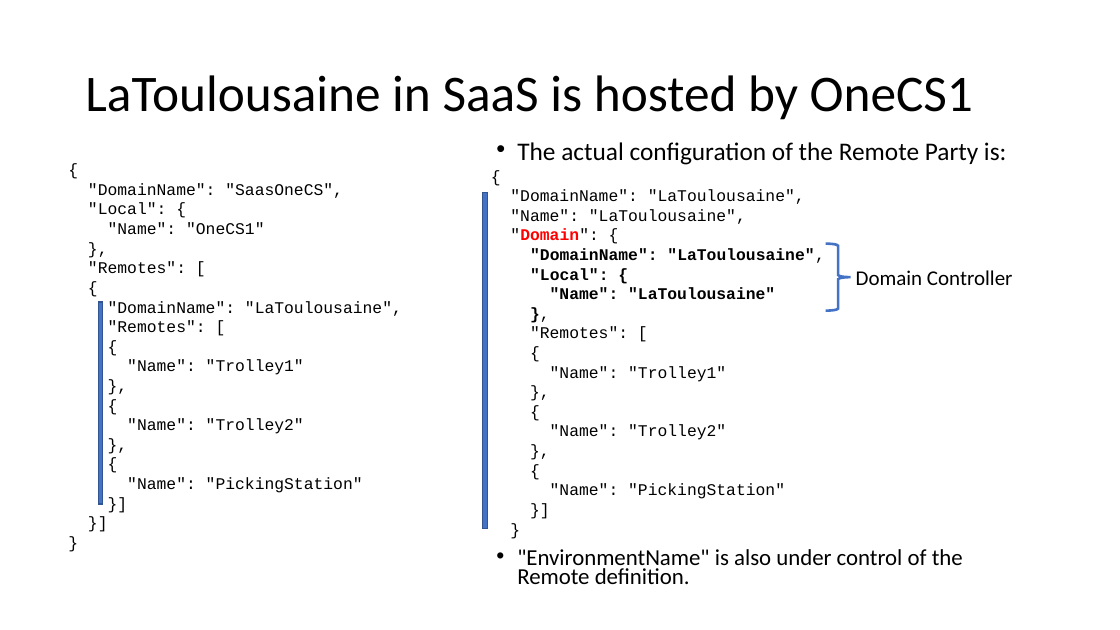
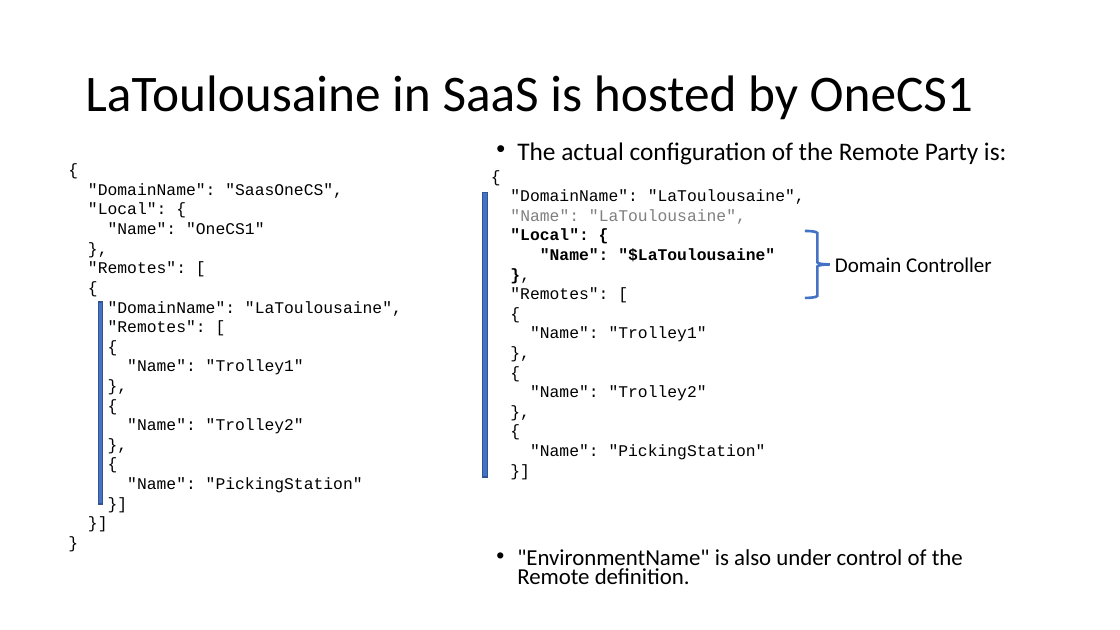
Before and after one commit to signature-opensource/CK-AppIdentity-Transport, a slide deck: slide 14 of Doc/CK-AppIdentity.pptx (slide 15 before the commit). Drawn at 1120x630 pixels with LibreOffice and Linux fonts; fonts in the diff are those of the drawing. Boxes give left, top, right and bottom in pixels: in the first picture for what was removed or moved away, otherwise in the second. Text is boxed around its words. In the diff, an @@ line names an element or a change of style, - is before the commit and + after.

```diff
--- a/Doc/CK-AppIdentity.pptx
+++ b/Doc/CK-AppIdentity.pptx
@@ text at (x1=510, y1=189, x2=805, y2=460): paragraph removed @@
-}
@@ rectangle resized from (x1=483, y1=192, x2=488, y2=528) to (x1=483, y1=192, x2=488, y2=476) @@
@@ text at (x1=510, y1=209, x2=746, y2=224): text colour #000000 to #808080 in ""Name": "LaToulousaine"," @@
@@ text at (x1=510, y1=228, x2=825, y2=263): paragraph removed @@
-"Domain": {
-"DomainName": "LaToulousaine",
@@ right brace moved from (x1=826, y1=244, x2=851, y2=311) to (x1=805, y1=231, x2=830, y2=298) @@
@@ text at (x1=540, y1=248, x2=775, y2=262): text changed @@
-"Name": "LaToulousaine"
+"Name": "$LaToulousaine"
@@ text "Domain Controller" moved from (x1=856, y1=270, x2=1013, y2=285) to (x1=835, y1=257, x2=992, y2=272) @@
```
Also in this commit, not shown: 3 other slides changed, 23 other files.
